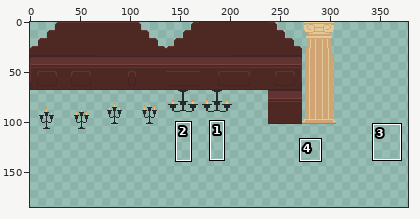
A sprite sheet gets an edit: assets/graphics/props/Props_Spritesheet.png. Above, an overview of the earlier version with the close-up marked.
Close-up. Before the edit:
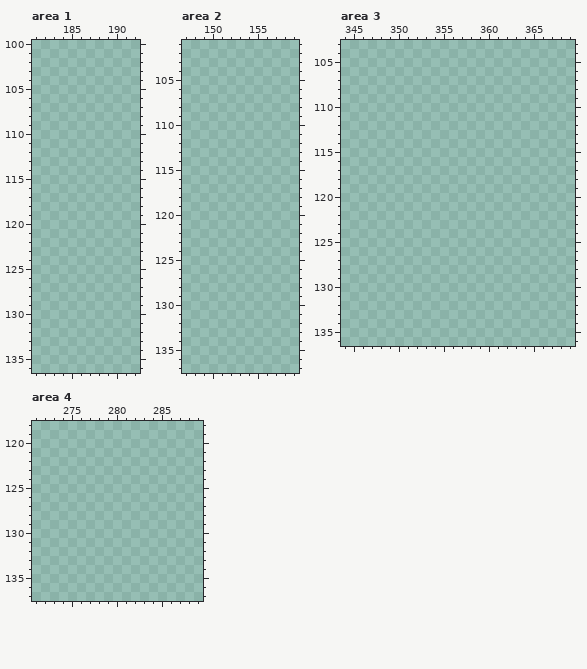
The file is 512x512 pixels. Shown: area 1: x 181..192, y 100..136; area 2: x 147..159, y 101..137; area 3: x 344..369, y 103..136; area 4: x 271..289, y 118..137. The wide view leaves out empty margins. The commit also changed other parts of the picture, which this record leaves out.
The result:
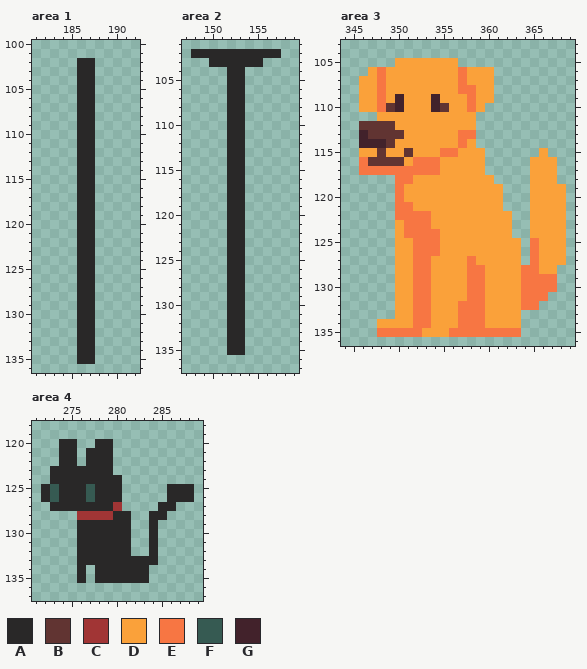
Palette (. is transparent): A #292828  B #613432  C #a13535  D #faa13a  E #f77643  F #365a52  G #42222b
What changed:
Changed rows in their new state; - is an unchanged pixel.
Area 1:
first column x 186:
102 AA
103 AA
104 AA
105 AA
106 AA
107 AA
108 AA
109 AA
110 AA
111 AA
112 AA
113 AA
114 AA
115 AA
116 AA
117 AA
118 AA
119 AA
120 AA
121 AA
122 AA
123 AA
124 AA
125 AA
126 AA
127 AA
128 AA
129 AA
130 AA
131 AA
132 AA
133 AA
134 AA
135 AA
Area 2:
first column x 148:
102 AAAAAAAAAA
103 --AAAAAA--
104 ----AA----
105 ----AA----
106 ----AA----
107 ----AA----
108 ----AA----
109 ----AA----
110 ----AA----
111 ----AA----
112 ----AA----
113 ----AA----
114 ----AA----
115 ----AA----
116 ----AA----
117 ----AA----
118 ----AA----
119 ----AA----
120 ----AA----
121 ----AA----
122 ----AA----
123 ----AA----
124 ----AA----
125 ----AA----
126 ----AA----
127 ----AA----
128 ----AA----
129 ----AA----
130 ----AA----
131 ----AA----
132 ----AA----
133 ----AA----
134 ----AA----
135 ----AA----
Area 3:
first column x 346:
105 ----DDDDDDD------------
106 -DEDDDDDDDDEDDD--------
107 DDEDDDDDDDDEDDD--------
108 DDEDDDDDDDDEEDD--------
109 DDEDGDDDGDDDEDD--------
110 DDEBGDDDGBDDED---------
111 --DDDDDDDDDDD----------
112 BBBBDDDDDDDDD----------
113 GBBBBDDDDDDEE----------
114 GGGBDDDDDDDED----------
115 DDBDDBDDDEEDDD------D--
116 EBBBBDEEEDDDDD-----DDD-
117 EEEEEEEEEDDDDD-----DDD-
118 ----EEDDDDDDDDD----DDD-
119 ----EDDDDDDDDDDD---DDDD
120 ----EDDDDDDDDDDD---DDDD
121 ----EEDDDDDDDDDD---DDDD
122 ----EEEEDDDDDDDDD--DDDD
123 ----DEEEDDDDDDDDD--DDDD
124 ----DEEEEDDDDDDDD--DDDD
125 ----DDEEEDDDDDDDDD-EDDD
126 ----DDEEEDDDDDDDDD-EDDD
127 ----DDEEDDDDEDDDDD-EDDD
128 ----DDEEDDDDEEDDDDEEDD-
129 ----DDEEDDDDEEDDDDEEEE-
130 ----DDEEDDDDEEDDDDEEEE-
131 ----DDEEDDDDEEDDDDEEE--
132 ----DDEEDDDEEEDDDDEE---
133 ----DDEEDDDEEEDDDD-----
134 --DDDDEEDDDEEEDDDD-----
135 --EEEEEDDDEEEEEEEE-----
Area 4:
first column x 272:
120 --AA--AA---------
121 --AA-AAA---------
122 --AA-AAA---------
123 -AAAAAAA---------
124 -AAAAAAAA--------
125 AFAAAFAAA-----AAA
126 AFAAAFAAA-----AAA
127 -AAAAAAAC----AA--
128 ----CCCCAA--AA---
129 ----AAAAAA--A----
130 ----AAAAAA--A----
131 ----AAAAAA--A----
132 ----AAAAAA--A----
133 ----AAAAAAAAA----
134 ----A-AAAAAA-----
135 ----A-AAAAAA-----
Boxes around the changes in both close-ups, in picture pixels (x1, y1, x2, y2):
added: (77, 58, 95, 364)
added: (191, 49, 281, 355)
added: (359, 58, 566, 337)
added: (41, 439, 194, 583)
